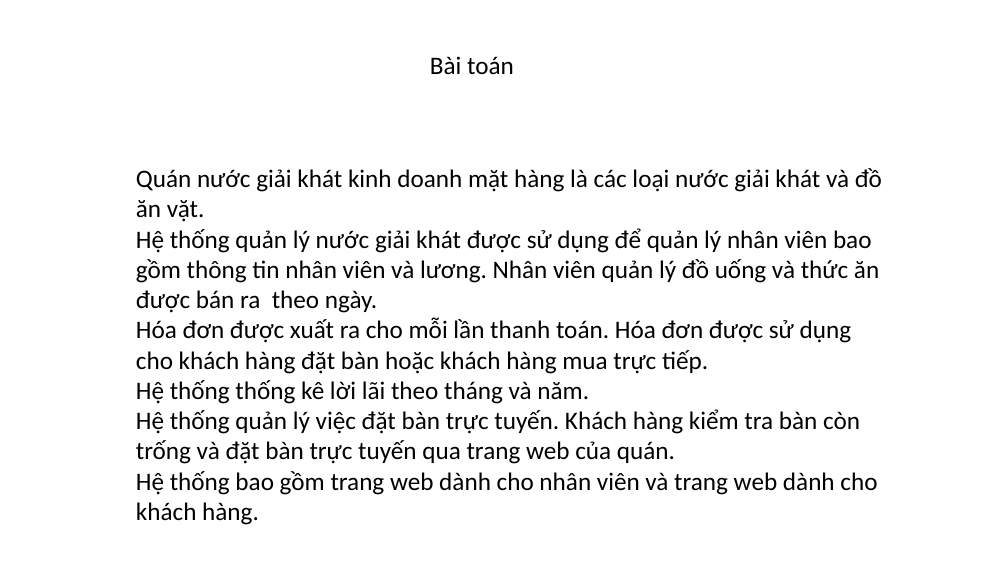
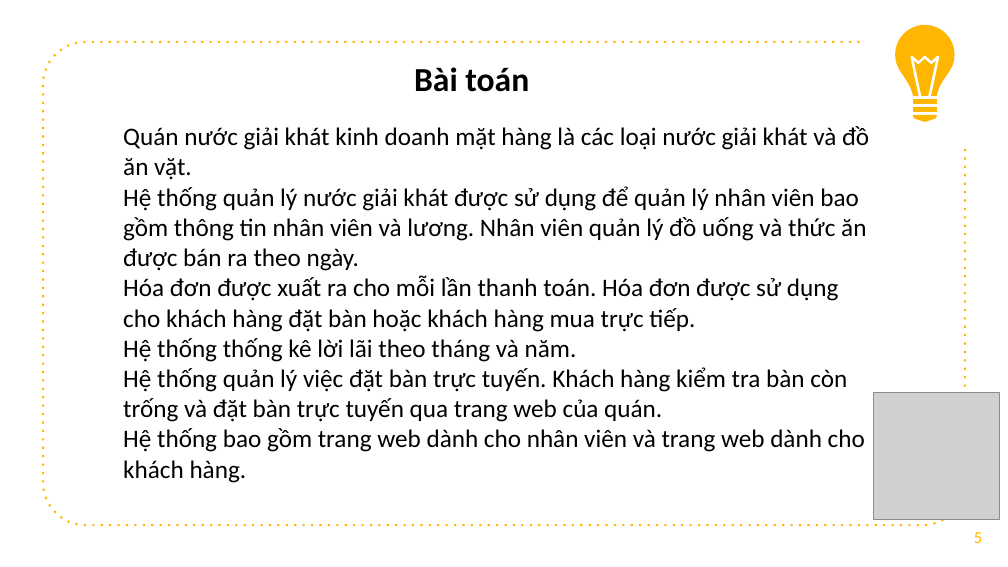
Before and after one commit to datduong97/Congnghephanmem, a slide deck: slide 5 of bccnpm2.pptx. Drawn at 1008x567 pixels with LibreOffice and Linux fonts; fonts in the diff are those of the drawing; grey boxes stand for pictures; background and template pictures are left out. Boxes give left, top, right and bottom in pixels: in the first picture for what was removed or moved away, otherwise in the second. Text is boxed around its words. In the diff, an @@ line names an element or a change of style, - is before the commit and + after.

```diff
--- a/bccnpm2.pptx
+++ b/bccnpm2.pptx
@@ group added at (895, 25, 955, 122): 5 freeform shapes @@
@@ freeform shape added at (43, 42, 966, 525), outline #FFB600 1.5 pt dashed @@
@@ text "Bài toán": place and size @@
-text "Bài toán" at (430, 56, 514, 74)
+text "Bài toán" at (414, 67, 529, 92)
@@ text "Bài toán" at (414, 67, 529, 92): size 18 to 24 pt, bold on @@
@@ text "Quán nước giải khát kinh ...": place and size @@
-text "Quán nước giải khát kinh ..." at (136, 168, 882, 525)
+text "Quán nước giải khát kinh ..." at (123, 126, 869, 483)
@@ picture added at (874, 393, 1000, 519) @@
@@ page number added at (974, 532, 982, 543), 12 pt, text #FFB600 @@
+5
```
Also in this commit, not shown: 6 other slides changed, 4 slides added, 2 slides removed, 1 other file.
